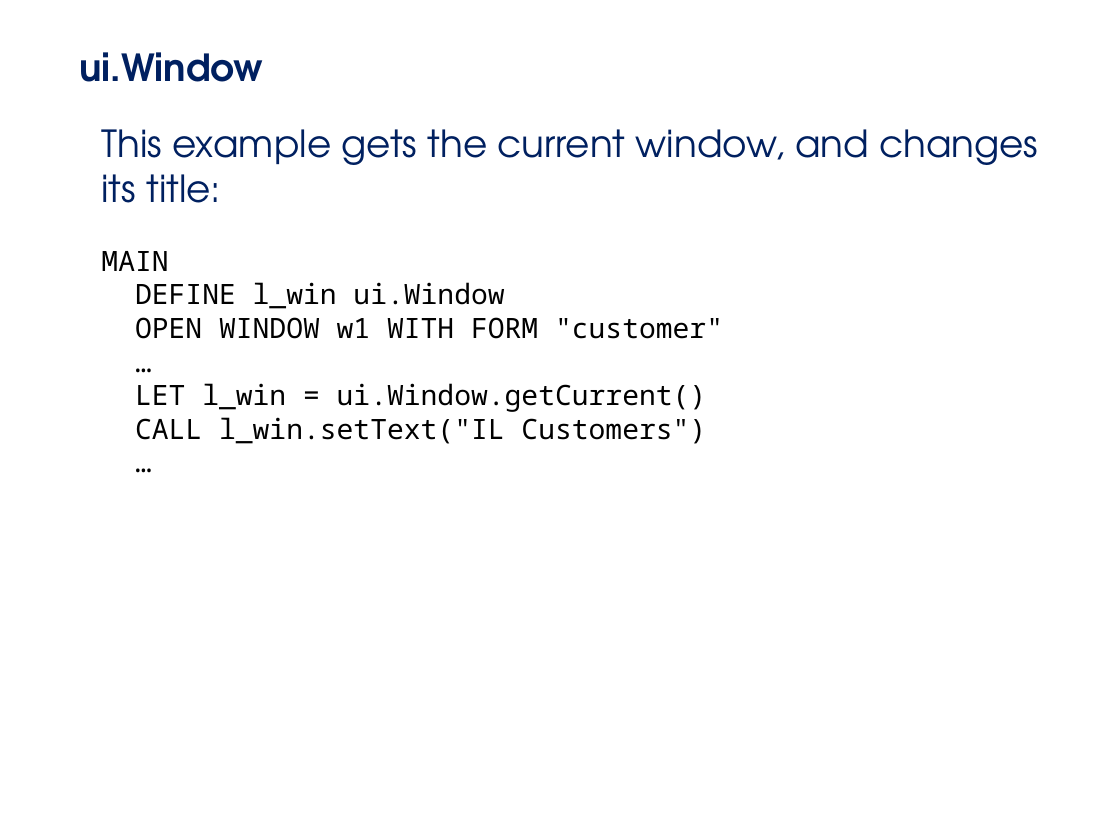
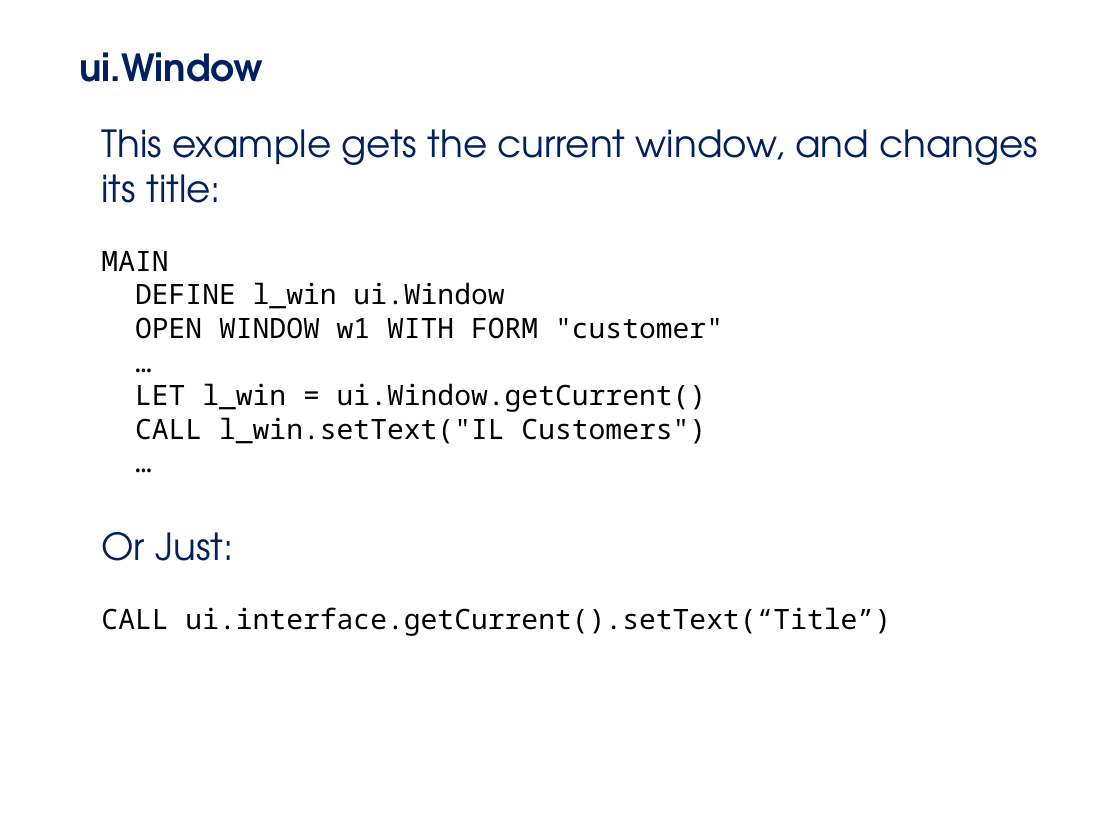
Before and after one commit to neilm-fourjs/genero_training, a slide deck: slide 22 of Slides/04_Classes.odp. Drawn at 1120x840 pixels with LibreOffice and Linux fonts; fonts in the diff are those of the drawing; background and template pictures are left out. Boxes give left, top, right and bottom in pixels: in the first picture for what was removed or moved away, otherwise in the second. Text is boxed around its words. In the diff, an @@ line names an element or a change of style, - is before the commit and + after.

```diff
--- a/Slides/04_Classes.odp
+++ b/Slides/04_Classes.odp
@@ text at (101, 532, 891, 636): paragraphs added @@
+Or Just:
+CALL ui.interface.getCurrent().setText(“Title”)
```
Also in this commit, not shown: 9 other files.
